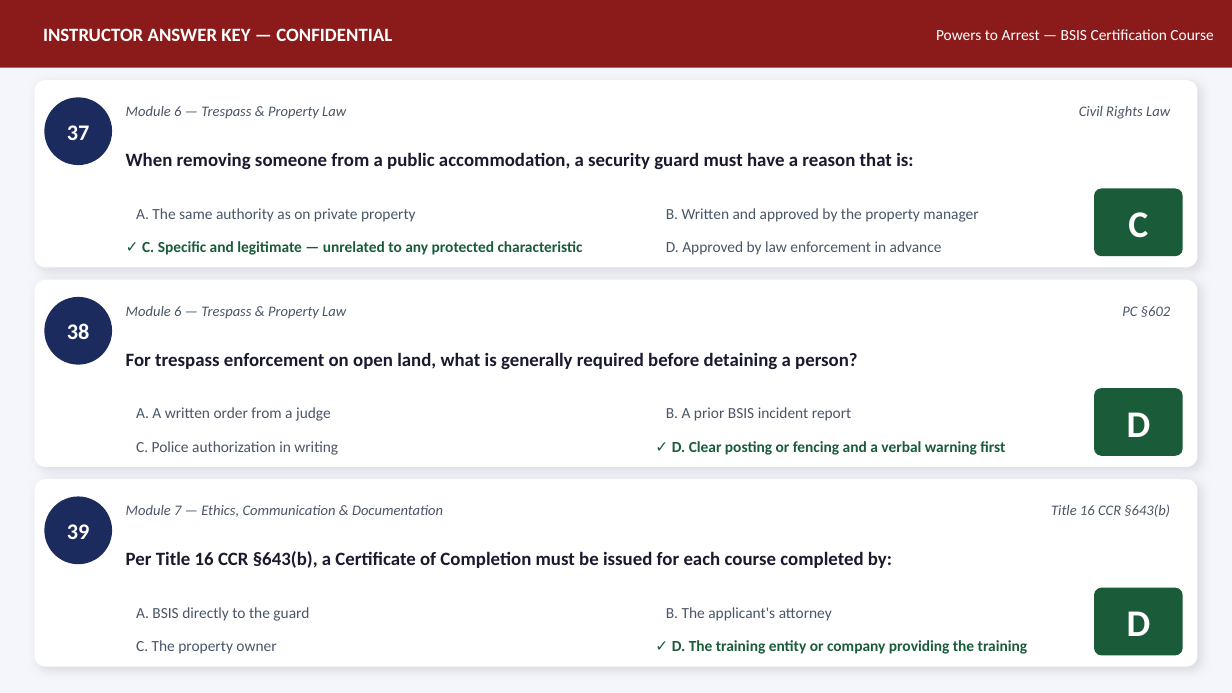
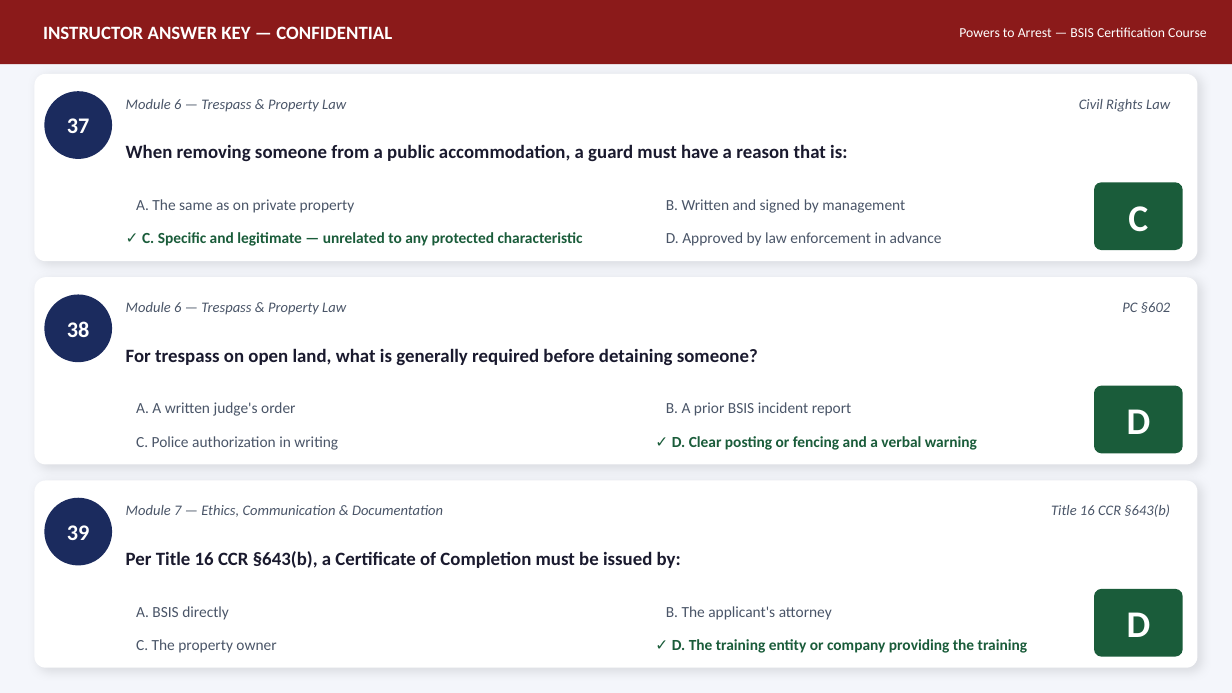
Before and after one commit to MaccPSLAW/Licensing-Live-Scans-, a slide deck: slide 15 of PSLAW-Courses/final-projects/Powers_to_Arrest_BSIS_Certification_MACCESS_INC-AnswerKey.pptx. Drawn at 1232x693 pixels with LibreOffice and Linux fonts; fonts in the diff are those of the drawing. Boxes give left, top, right and bottom in pixels: in the first picture for what was removed or moved away, otherwise in the second. Text is boxed around its words. In the diff, an @@ line names an element or a change of style, - is before the commit and + after.

Commit message:
feat: Powers to Arrest — BSIS Certification Course — Answer Key PPTX

```diff
--- a/PSLAW-Courses/final-projects/Powers_to_Arrest_BSIS_Certification_MACCESS_INC-AnswerKey.pptx
+++ b/PSLAW-Courses/final-projects/Powers_to_Arrest_BSIS_Certification_MACCESS_INC-AnswerKey.pptx
@@ rectangle: place and size @@
-rectangle at box(0, 0, 1232, 68)
+rectangle at box(0, 0, 1232, 64)
@@ text "Powers to Arrest — BSIS ...": place and size @@
-text "Powers to Arrest — BSIS ..." at box(936, 29, 1213, 40)
+text "Powers to Arrest — BSIS ..." at box(959, 27, 1206, 37)
@@ text "Powers to Arrest — BSIS ..." at box(959, 27, 1206, 37): size 9 to 8 pt @@
@@ text at box(126, 144, 847, 161): text changed @@
-When removing someone from a public accommodation, a security guard must have a reason that is:
+When removing someone from a public accommodation, a guard must have a reason that is:
@@ text at box(136, 199, 355, 213): text changed @@
-A. The same authority as on private property
+A. The same as on private property
@@ text at box(666, 199, 905, 213): text changed @@
-B. Written and approved by the property manager
+B. Written and signed by management
@@ 6 texts, 2 rounded rectangles, 1 ellipse: place and size @@
-6 texts, 2 rounded rectangles, 1 ellipse at box(34, 80, 1198, 455)
+6 texts, 2 rounded rectangles, 1 ellipse at box(34, 74, 1198, 450)
@@ text "✓ C. Specific and legitimate ...": place and size @@
-text "✓ C. Specific and legitimate ..." at box(142, 241, 583, 255)
+text "✓ C. Specific and legitimate ..." at box(142, 232, 583, 246)
@@ text "D. Approved by law enforcement ...": place and size @@
-text "D. Approved by law enforcement ..." at box(666, 241, 942, 255)
+text "D. Approved by law enforcement ..." at box(666, 232, 942, 246)
@@ text "Module 6 — Trespass & ...": place and size @@
-text "Module 6 — Trespass & ..." at box(126, 306, 346, 319)
+text "Module 6 — Trespass & ..." at box(126, 302, 346, 315)
@@ text "PC §602": place and size @@
-text "PC §602" at box(1122, 306, 1170, 317)
+text "PC §602" at box(1122, 302, 1170, 313)
@@ text at box(126, 348, 758, 365): text changed @@
-For trespass enforcement on open land, what is generally required before detaining a person?
+For trespass on open land, what is generally required before detaining someone?
@@ text at box(136, 402, 295, 416): text changed @@
-A. A written order from a judge
+A. A written judge's order
@@ text at box(672, 436, 977, 450): text changed @@
-✓ D. Clear posting or fencing and a verbal warning first
+✓ D. Clear posting or fencing and a verbal warning
@@ text at box(126, 551, 681, 568): text changed @@
-Per Title 16 CCR §643(b), a Certificate of Completion must be issued for each course completed by:
+Per Title 16 CCR §643(b), a Certificate of Completion must be issued by:
@@ text at box(136, 606, 229, 620): text changed @@
-A. BSIS directly to the guard
+A. BSIS directly
```
Also in this commit, not shown: 21 other slides changed.
